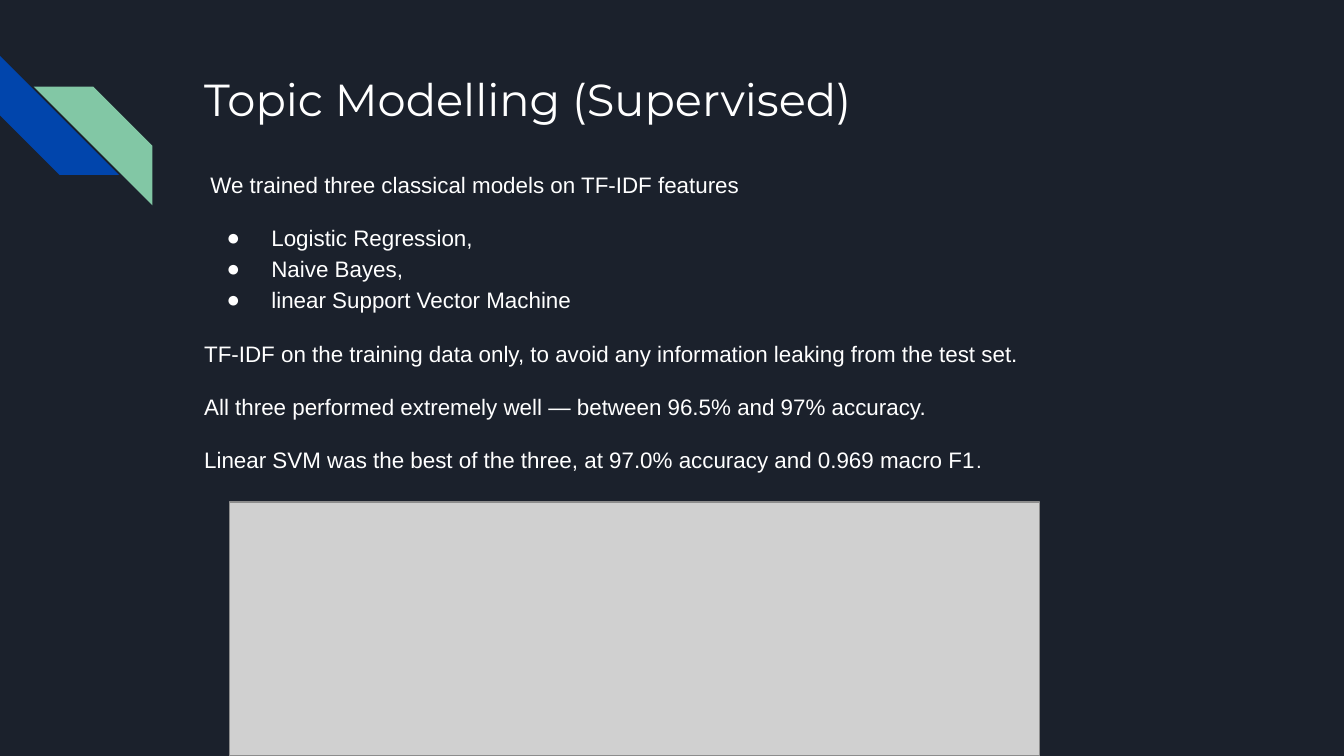
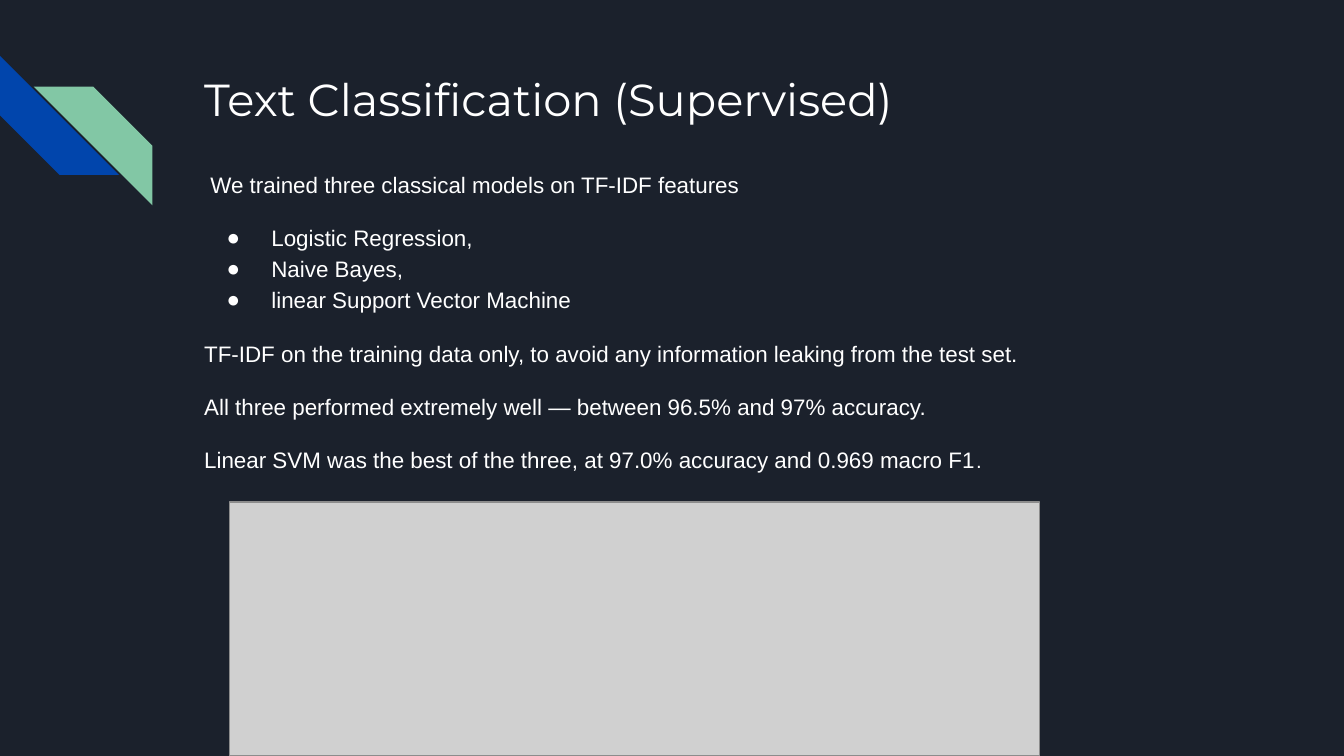
Before and after one commit to Geoanto8043/itc6110-nlp-project, a slide deck: slide 6 of report/NLP BBC Project .pptx. Drawn at 1344x756 pixels with LibreOffice and Linux fonts; fonts in the diff are those of the drawing; grey boxes stand for pictures. Boxes give left, top, right and bottom in pixels: in the first picture for what was removed or moved away, otherwise in the second. Text is boxed around its words. In the diff, an @@ line names an element or a change of style, - is before the commit and + after.

```diff
--- a/report/NLP BBC Project .pptx
+++ b/report/NLP BBC Project .pptx
@@ title at [204,82,892,125]: text changed @@
-Topic Modelling (Supervised)
+Text Classification (Supervised)
```
Also in this commit, not shown: 4 other slides changed, 3 slides added, 2 slides removed, 3 other files.
